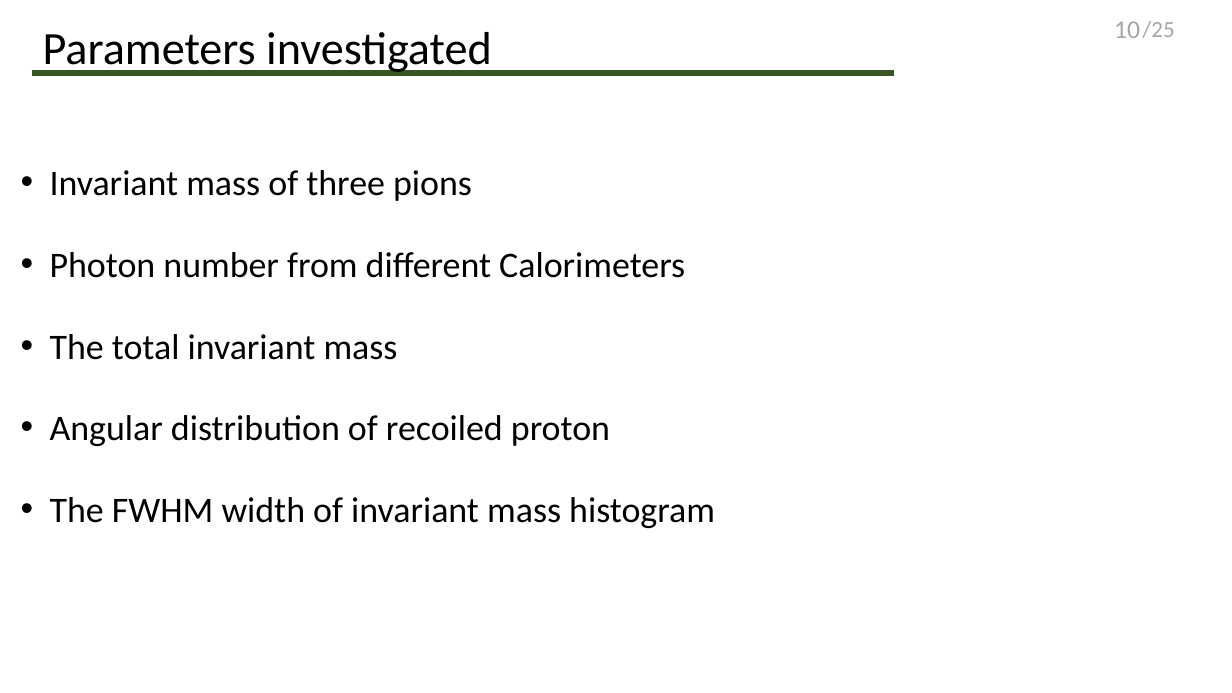
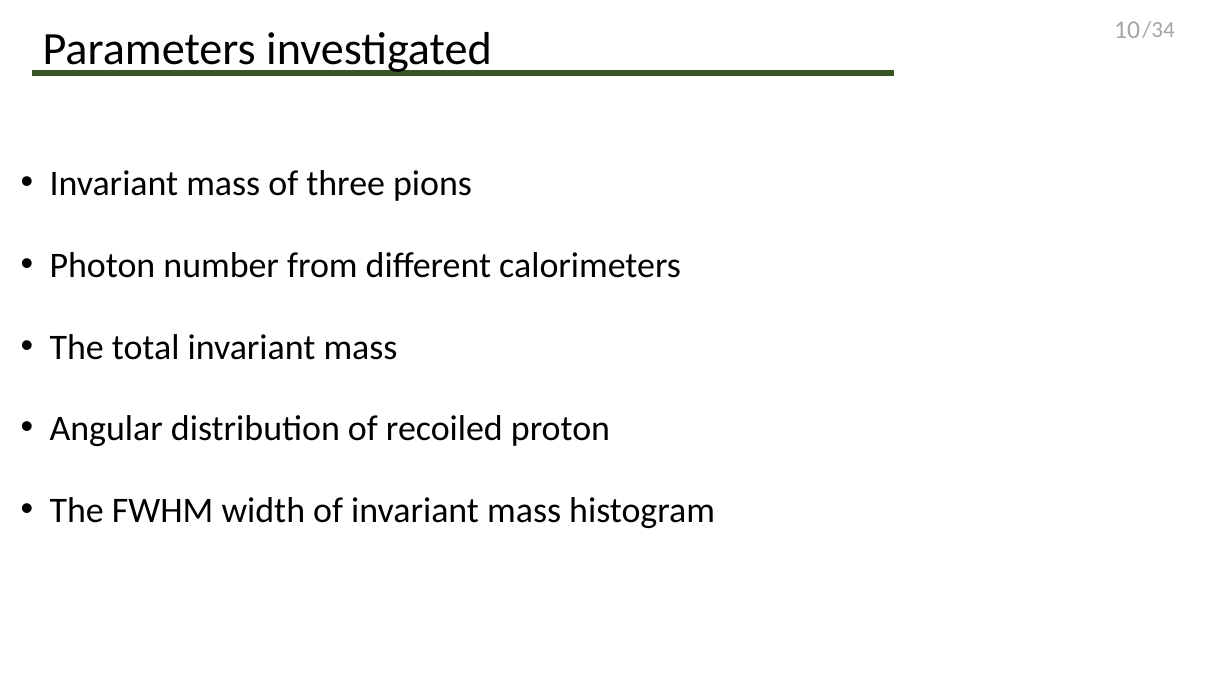
Before and after one commit to Edwin96wang/CompassIntern, a slide deck: slide 10 of presentation/Final pre/talk.pptx. Drawn at 1232x693 pixels with LibreOffice and Linux fonts; fonts in the diff are those of the drawing. Boxes give left, top, right and bottom in pixels: in the first picture for what was removed or moved away, otherwise in the second. Text is boxed around its words. In the diff, an @@ line names an element or a change of style, - is before the commit and + after.

```diff
--- a/presentation/Final pre/talk.pptx
+++ b/presentation/Final pre/talk.pptx
@@ text at [1142, 21, 1174, 38]: text changed @@
-/25
+/34
@@ text at [50, 252, 681, 278]: text changed @@
-• Photon number from different Calorimeters
+• Photon number from different calorimeters
```
Also in this commit, not shown: 32 other slides changed, 5 slides added, 3 other files.
